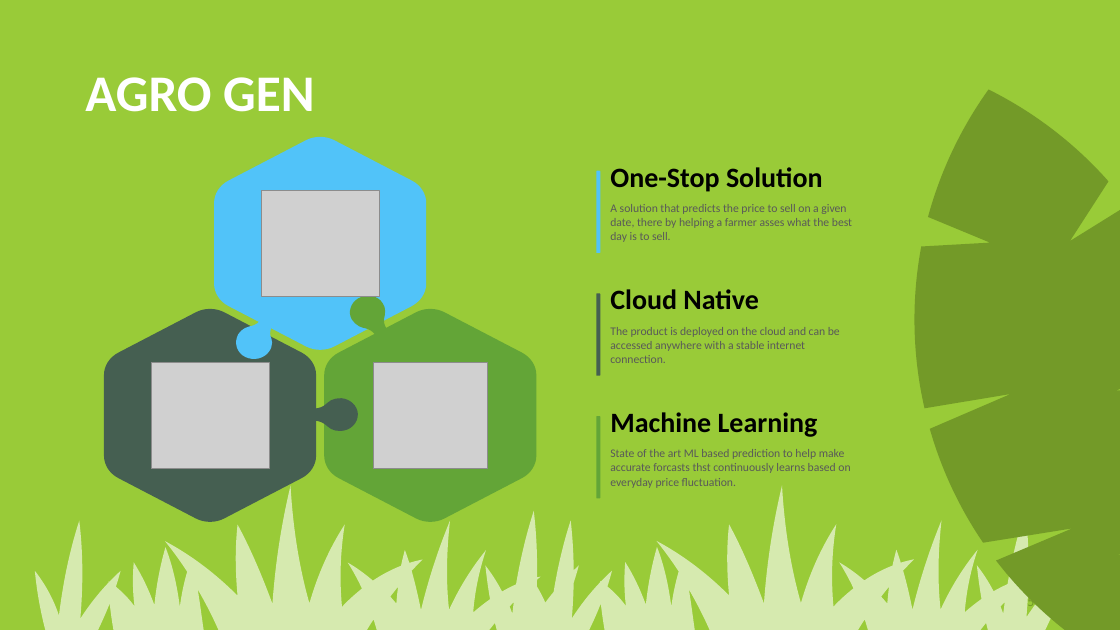
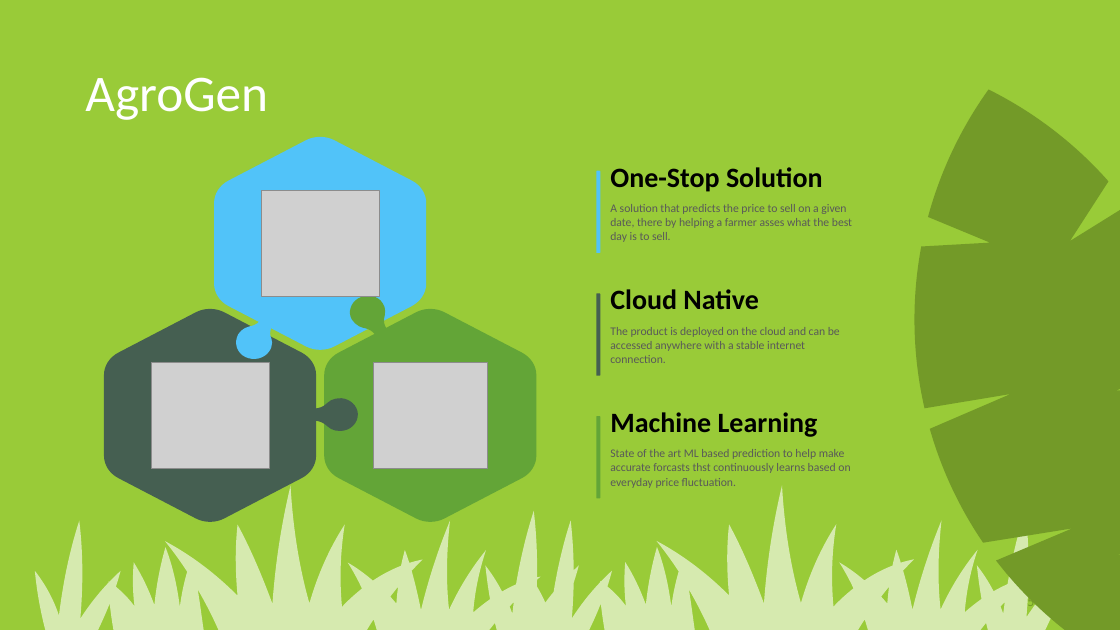
Before and after one commit to hackillinois-2022/project, a slide deck: slide 5 of AgroGen.pptx. Drawn at 1120x630 pixels with LibreOffice and Linux fonts; fonts in the diff are those of the drawing; grey boxes stand for pictures. Boxes give left, top, right and bottom in pixels: in the first picture for what was removed or moved away, otherwise in the second. Text is boxed around its words. In the diff, an @@ line names an element or a change of style, - is before the commit and + after.

```diff
--- a/AgroGen.pptx
+++ b/AgroGen.pptx
@@ title at <box>85,77,268,120</box>: text changed; bold off @@
-AGRO GEN
+AgroGen
```
Also in this commit, not shown: 5 other slides changed.
